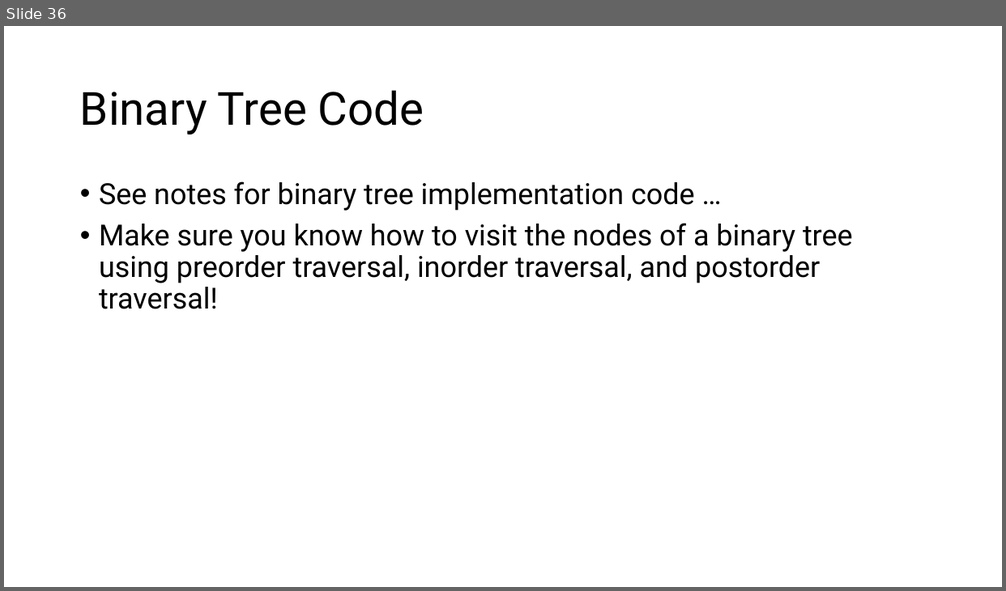
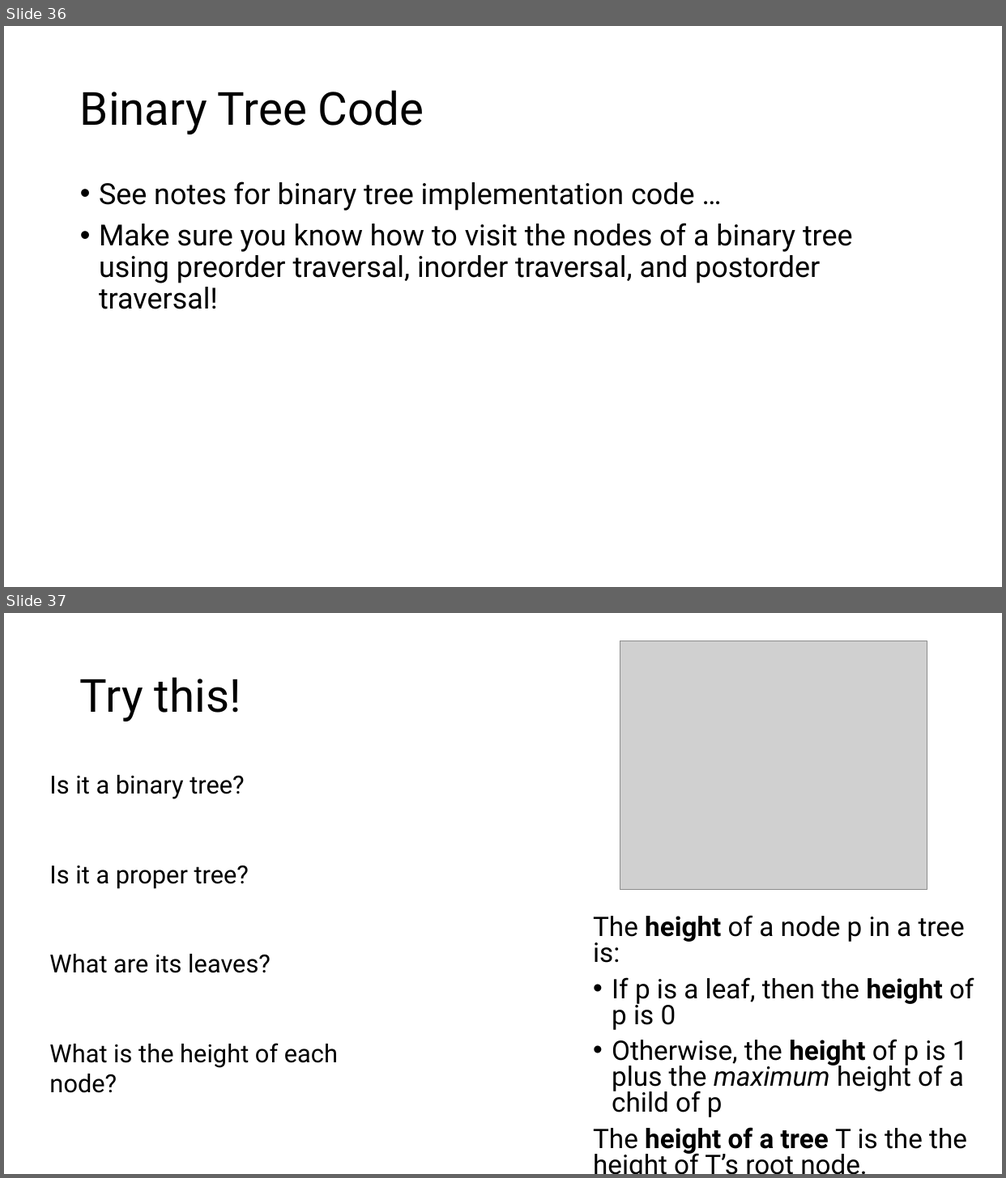
Before and after one commit to sotasota-sfu/cmpt225Summer2026, a slide deck: lectures/lecture12_13_14/lecture_trees.pptx. Shown one above the other, each under a label of ours: slide 36 before the commit, slides 36 and 37 after it. The pictures are 1006x591 and 1006x1178 pixels, drawn with LibreOffice and Linux fonts; fonts in the diff are those of the drawing; grey boxes stand for pictures. Boxes give left, top, right and bottom in pixels: in the first picture for what was removed or moved away, otherwise in the second. Text is boxed around its words. In the diff, an @@ line names an element or a change of style, - is before the commit and + after.

```diff
--- a/lectures/lecture12_13_14/lecture_trees.pptx
+++ b/lectures/lecture12_13_14/lecture_trees.pptx
@@ slide 37 added at bbox=[4, 613, 1002, 1174], background #FFFFFF @@
@@ picture added at bbox=[621, 641, 928, 889] @@
@@ title added at bbox=[80, 677, 241, 722], 44 pt, text #000000 @@
+Try this!
@@ text added at bbox=[49, 775, 338, 1068], 24 pt, text #000000 @@
+Is it a binary tree?
+Is it a proper tree?
+What are its leaves?
+What is the height of each node?
@@ text added at bbox=[593, 915, 974, 1156], 25.9 pt, text #000000 @@
+The height of a node p in a tree is:
+• If p is a leaf, then the height of p is 0
+• Otherwise, the height of p is 1 plus the maximum height of a child of p
+The height of a tree T is the the height of T’s root node.
```
Also in this commit, not shown: 3 other slides added, 1 other file.
